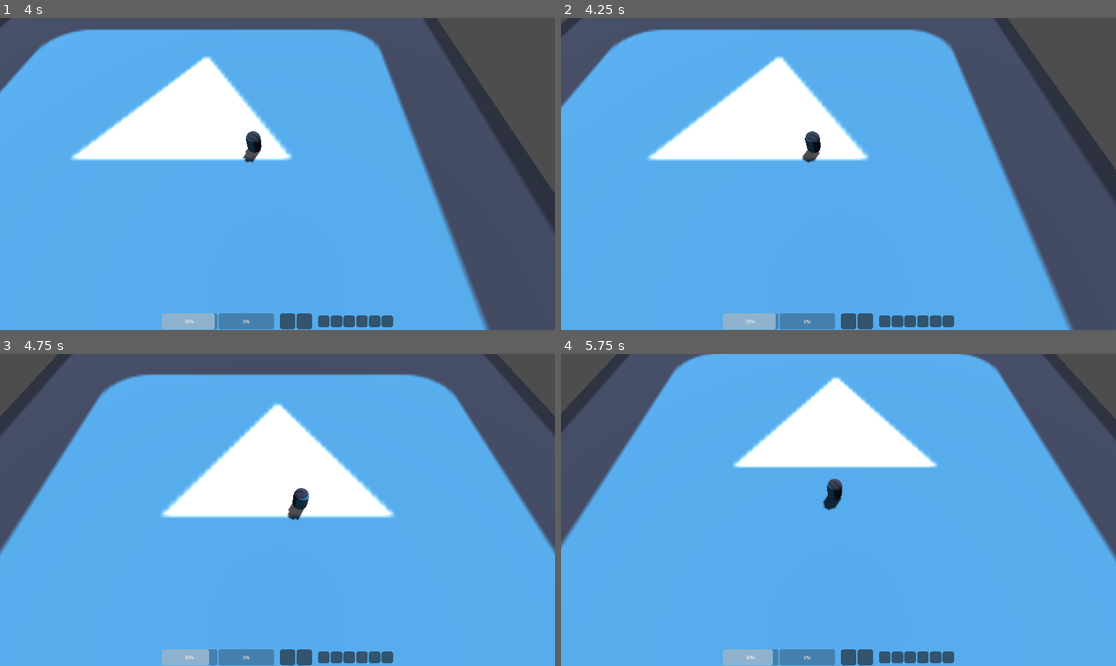
Above: before the commit, frames 1-4 (two rows, left to right).
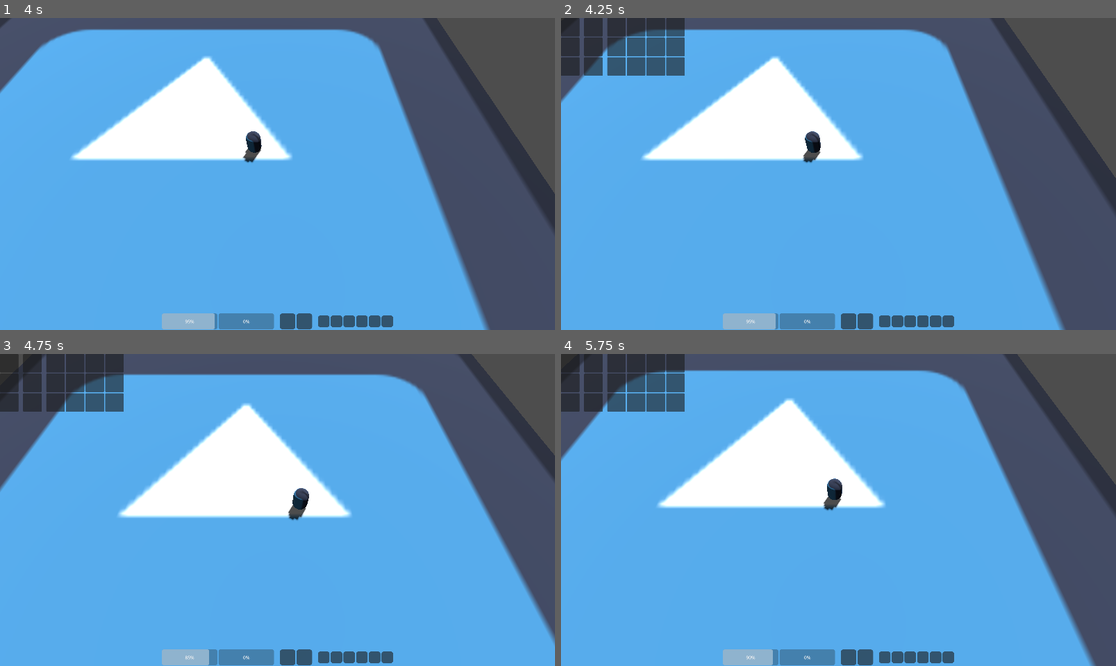
Above: after the commit, the same moments.

Repository: toledosq/godot_zombies
Game: Godot game, scene res://scenes/Main.tscn
Same seed, same stepped clock (60 frames per second), same inputs: the game is played once before the commit and once after it. The engine's default icon, where the game draws it, is replaced by a stand-in: a white triangle on a blue panel in a dark square.
Inputs (mouse positions are in pixels of both pictures, inside the frame that each line leads up to):
- Up to frame 1 (4 s): tap Enter at 0.5 s; move the mouse to (399, 158) at 0.52 s; hold D (move_right) 0.53-1.28 s; tap I (test_add_item) at 0.6, 3.6 s; move the mouse to (166, 189) at 1.27 s; hold S (move_back) 1.28-2.03 s; tap J (test_damage) at 1.35 s; move the mouse to (333, 105) at 2.02 s; hold D (move_right) 2.03-2.78 s; tap K (test_heal) at 2.1 s; move the mouse to (249, 236) at 2.77 s; hold W (move_forward) 2.78-3.53 s; tap O (test_remove_item) at 2.85 s; move the mouse to (444, 220) at 3.52 s; hold A (move_left) from 3.53 s (still down)
- Up to frame 2 (4.25 s): keep holding A (move_left); tap Tab (ui_inventory, bound only after the commit) at 4.15 s
- Up to frame 3 (4.75 s): keep holding A (move_left); move the mouse to (111, 463) at 4.27 s; tap J (test_damage) at 4.35 s
- Up to frame 4 (5.75 s): move the mouse to (866, 510) at 5.02 s; release A (move_left) at 5.03 s; hold S (move_back) from 5.03 s (still down); tap K (test_heal) at 5.1 s

Frame 1 is identical in both runs. In frame 2, 7.4% of the frame differs, in the area x 0-100%, y 0-100%; in frame 3, 19%; in frame 4, 32%.

Commit message:
Basic inventoy layout, show/hide input

Diff:
--- a/project.godot
+++ b/project.godot
@@ -66,3 +66,8 @@
 "events": [Object(InputEventKey,"resource_local_to_scene":false,"resource_name":"","device":-1,"window_id":0,"alt_press …(192 unchanged characters)…
 ]
 }
+ui_inventory={
+"deadzone": 0.2,
+"events": [Object(InputEventKey,"resource_local_to_scene":false,"resource_name":"","device":-1,"window_id":0,"alt_pressed":false,"shift_pressed":false,"ctrl_pressed":false,"meta_pressed":false,"pressed":false,"keycode":0,"physical_keycode":4194306,"key_label":0,"unicode":0,"location":0,"echo":false,"script":null)
+]
+}
--- a/scenes/Player.tscn
+++ b/scenes/Player.tscn
@@ -6,6 +6,7 @@
 [ext_resource type="Script" uid="uid://bcyu5txi7tm5p" path="res://scripts/inventory_component.gd" id="4_cw2d6"]
 [ext_resource type="Script" uid="uid://3stm174dy74a" path="res://scripts/camera_rig.gd" id="4_qu4a1"]
 [ext_resource type="Script" uid="uid://qe65qxs11j4a" path="res://scripts/Hud.gd" id="6_70d11"]
+[ext_resource type="Script" uid="uid://1qd3r8siufmm" path="res://scenes/inventory_ui.gd" id="6_cw2d6"]
 
 [sub_resource type="CapsuleShape3D" id="CapsuleShape3D_5q5h1"]
 height = 1.8
@@ -64,6 +65,106 @@
 [node name="Camera3D" type="Camera3D" parent="PlayerCamera"]
 physics_interpolation_mode = 1
 current = true
+
+[node name="InventoryUI" type="Control" parent="."]
+layout_mode = 3
+anchors_preset = 15
+anchor_right = 1.0
+anchor_bottom = 1.0
+grow_horizontal = 2
+grow_vertical = 2
+script = ExtResource("6_cw2d6")
+
+[node name="CenterContainer" type="CenterContainer" parent="InventoryUI"]
+layout_mode = 0
+offset_right = 40.0
+offset_bottom = 40.0
+
+[node name="HBoxContainer" type="HBoxContainer" parent="InventoryUI/CenterContainer"]
+layout_mode = 2
+theme_override_constants/separation = 16
+
+[node name="WeaponContainer" type="VBoxContainer" parent="InventoryUI/CenterContainer/HBoxContainer"]
+layout_mode = 2
+
+[node name="Panel" type="Panel" parent="InventoryUI/CenterContainer/HBoxContainer/WeaponContainer"]
+custom_minimum_size = Vector2(64, 64)
+layout_mode = 2
+
+[node name="Panel2" type="Panel" parent="InventoryUI/CenterContainer/HBoxContainer/WeaponContainer"]
+custom_minimum_size = Vector2(64, 64)
+layout_mode = 2
+
+[node name="Panel3" type="Panel" parent="InventoryUI/CenterContainer/HBoxContainer/WeaponContainer"]
+custom_minimum_size = Vector2(64, 64)
+layout_mode = 2
+
+[node name="ArmorContainer" type="VBoxContainer" parent="InventoryUI/CenterContainer/HBoxContainer"]
+layout_mode = 2
+
+[node name="Panel" type="Panel" parent="InventoryUI/CenterContainer/HBoxContainer/ArmorContainer"]
+custom_minimum_size = Vector2(64, 64)
+layout_mode = 2
+
+[node name="Panel2" type="Panel" parent="InventoryUI/CenterContainer/HBoxContainer/ArmorContainer"]
+custom_minimum_size = Vector2(64, 64)
+layout_mode = 2
+
+[node name="Panel3" type="Panel" parent="InventoryUI/CenterContainer/HBoxContainer/ArmorContainer"]
+custom_minimum_size = Vector2(64, 64)
+layout_mode = 2
+
+[node name="GridContainer" type="GridContainer" parent="InventoryUI/CenterContainer/HBoxContainer"]
+layout_mode = 2
+columns = 4
+
+[node name="Panel" type="Panel" parent="InventoryUI/CenterContainer/HBoxContainer/GridContainer"]
+custom_minimum_size = Vector2(64, 64)
+layout_mode = 2
+
+[node name="Panel2" type="Panel" parent="InventoryUI/CenterContainer/HBoxContainer/GridContainer"]
+custom_minimum_size = Vector2(64, 64)
+layout_mode = 2
+
+[node name="Panel3" type="Panel" parent="InventoryUI/CenterContainer/HBoxContainer/GridContainer"]
+custom_minimum_size = Vector2(64, 64)
+layout_mode = 2
+
+[node name="Panel4" type="Panel" parent="InventoryUI/CenterContainer/HBoxContainer/GridContainer"]
+custom_minimum_size = Vector2(64, 64)
+layout_mode = 2
+
+[node name="Panel5" type="Panel" parent="InventoryUI/CenterContainer/HBoxContainer/GridContainer"]
+custom_minimum_size = Vector2(64, 64)
+layout_mode = 2
+
+[node name="Panel6" type="Panel" parent="InventoryUI/CenterContainer/HBoxContainer/GridContainer"]
+custom_minimum_size = Vector2(64, 64)
+layout_mode = 2
+
+[node name="Panel7" type="Panel" parent="InventoryUI/CenterContainer/HBoxContainer/GridContainer"]
+custom_minimum_size = Vector2(64, 64)
+layout_mode = 2
+
+[node name="Panel8" type="Panel" parent="InventoryUI/CenterContainer/HBoxContainer/GridContainer"]
+custom_minimum_size = Vector2(64, 64)
+layout_mode = 2
+
+[node name="Panel9" type="Panel" parent="InventoryUI/CenterContainer/HBoxContainer/GridContainer"]
+custom_minimum_size = Vector2(64, 64)
+layout_mode = 2
+
+[node name="Panel10" type="Panel" parent="InventoryUI/CenterContainer/HBoxContainer/GridContainer"]
+custom_minimum_size = Vector2(64, 64)
+layout_mode = 2
+
+[node name="Panel11" type="Panel" parent="InventoryUI/CenterContainer/HBoxContainer/GridContainer"]
+custom_minimum_size = Vector2(64, 64)
+layout_mode = 2
+
+[node name="Panel12" type="Panel" parent="InventoryUI/CenterContainer/HBoxContainer/GridContainer"]
+custom_minimum_size = Vector2(64, 64)
+layout_mode = 2
 
 [node name="HUD" type="CanvasLayer" parent="."]
 script = ExtResource("6_70d11")
--- /dev/null
+++ b/scenes/inventory_ui.gd
@@ -0,0 +1,20 @@
+extends Control
+
+signal inventory_opened
+signal inventory_closed
+
+func _ready():
+	visible = false
+
+func _input(event):
+	if event.is_action_pressed("ui_inventory"):
+		visible = not visible
+		_update_mouse_mode()
+
+func _update_mouse_mode():
+	if visible:
+		emit_signal("inventory_opened")
+		Input.set_mouse_mode(Input.MOUSE_MODE_VISIBLE)
+	else:
+		emit_signal("inventory_closed")
+		Input.set_mouse_mode(Input.MOUSE_MODE_CONFINED)
--- a/scripts/player.gd
+++ b/scripts/player.gd
@@ -8,7 +8,11 @@
 
 var previous_transform: Transform3D
 var health_component: HealthComponent
+var inventory_component: InventoryComponent
 var player_hud: PlayerHud
+var inventory_ui: Control
+
+var input_enabled := true
 
 signal player_health_changed(player_id_:int, current: int, maximum: int)
 signal player_died(player_id_: int)
@@ -16,7 +20,6 @@
 @onready var body = $Body  # Path to visible mesh
 @onready var collision = $CollisionShape3D
 @onready var camera_rig = $PlayerCamera
-@onready var inventory_component: InventoryComponent = $InventoryComponent
 
 
 func _ready() -> void:
@@ -33,12 +36,21 @@
 	connect("player_died", player_hud._on_player_died)
 	emit_current_health()
 
+	# Connect to Inventory Component
+	inventory_component = $InventoryComponent
+
+	# Connect to Inventory UI
+	inventory_ui = $InventoryUI
+	inventory_ui.connect("inventory_opened", _on_inventory_opened)
+	inventory_ui.connect("inventory_closed", _on_inventory_closed)
+
 	camera_rig.set_target(self)
 
 
 func _physics_process(delta):
-	_handle_movement(delta)
-	_rotate_towards_mouse()
+	if input_enabled:
+		_handle_movement(delta)
+		_rotate_towards_mouse()
 
 
 func _process(_delta: float) -> void:
@@ -100,6 +112,10 @@
 			look_at(global_transform.origin + direction, Vector3.UP)
 
 
+func set_input_enabled(val: bool) -> void:
+	input_enabled = val
+
+
 func _on_health_changed(current:int, maximum:int) -> void:
 	# Announce health change
 	emit_signal("player_health_changed", player_id, current, maximum)
@@ -111,6 +127,14 @@
 	# Handle death: play animation, disable input, etc.
 	emit_signal("player_died", player_id)
 	print("Player: Player has died!")
+
+
+func _on_inventory_opened() -> void:
+	set_input_enabled(false)
+
+
+func _on_inventory_closed() -> void:
+	set_input_enabled(true)
 
 
 func apply_damage(amount: int) -> void:
Not shown: 1 places in scenes/Player.tscn that only renumber resources
Not shown, added: scenes/inventory_ui.gd.uid
